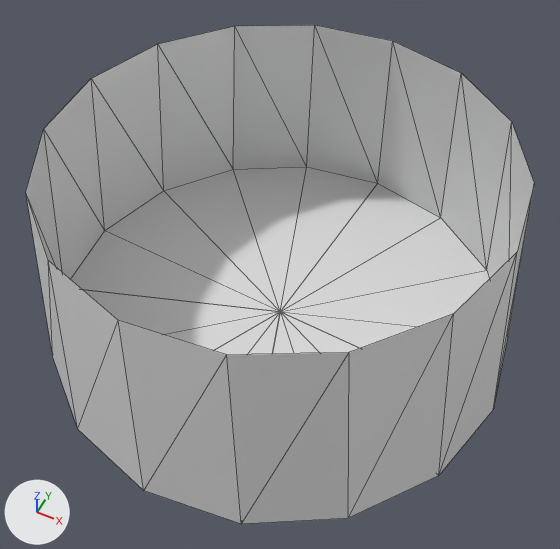
One commit to the Blender file Masters/Origami.blend: the scene before it, then after it.
Camera for both pictures: a 50 mm lens placed at (5.49, -10.98, 15.11), pointed at (0.25, -0.5, 2.01). The axes (+X, +Y, +Z) are drawn at lower left. The lights are the same throughout. Mesh edges are drawn as thin lines.
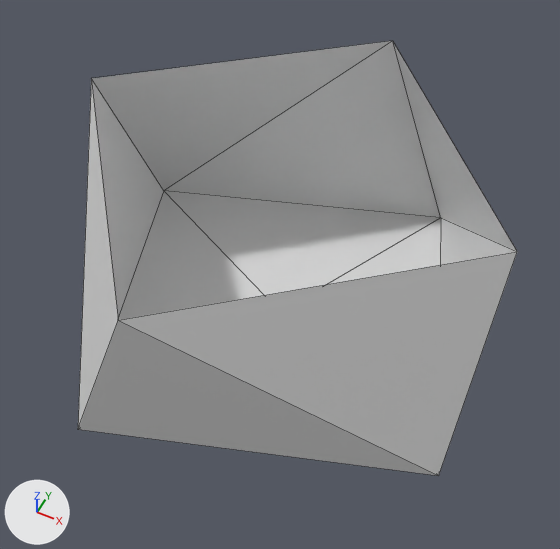
Where the change shows, as pixel boxes (x1, y1, x2, y2) in the pictures (560 x 549 px):
'Cube', reshaped, modifiers changed (14% narrower, 13% shorter): before (26, 25, 534, 524); after (78, 41, 517, 476)
part 1 of me_cube, built on: after (78, 41, 517, 476)

The edits, one by one:
me_cube is used by ob_cube; location (0.0, 0.0, 0.0).
me_cube had 3 vertices, 0 faces, 2 loose edges and spanned x 0.0..2.5, y 0.0..5.0, z 0.0..5.0.
me_cube now has 12 vertices, 16 faces and spans x -5.0..5.0, y -5.0..5.0, z 0.0..5.0.
Part 1, on me_cube:
2 loose edges are deleted.
9 vertices are added at x -5.0..5.0, y -5.0..2.5, z 0.0..5.0.
16 new faces join them.
Object 'Cube' (ob_cube) loses its SCREW modifier named 'Screw'.
Modifier setting removed (it was steps = 4).
Modifier setting removed (it was use_smooth_shade = False).
Object 'Cube' (ob_cube) loses its TRIANGULATE modifier named 'Triangulate'.
